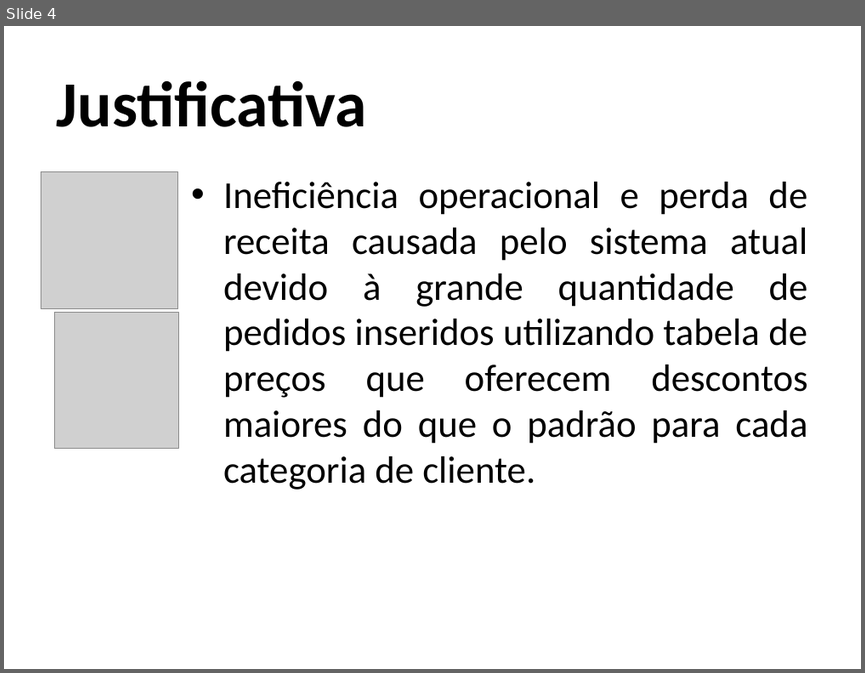
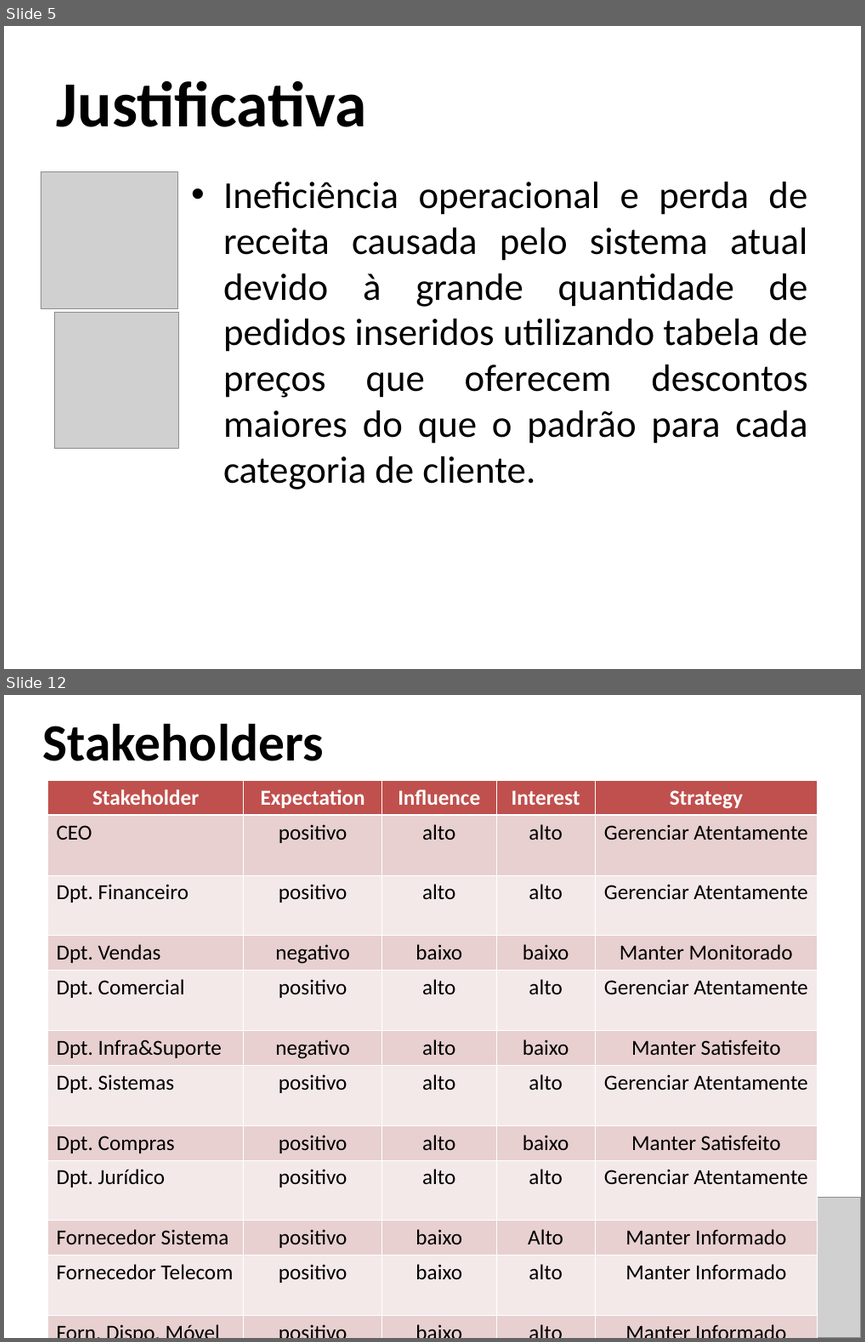
Before and after one commit to rationaldev/salesforce-ibta, a slide deck: Salesforce/04 - Integracao/4.1 - Project Charter/Apresentacao/Salesforce.ppt. Shown one above the other, each under a label of ours: slide 4 before the commit, slides 5 and 12 after it; the slides between them are not shown. The pictures are 865x673 and 865x1342 pixels, drawn with LibreOffice and Linux fonts; fonts in the diff are those of the drawing; grey boxes stand for pictures; background and template pictures are left out. Boxes give left, top, right and bottom in pixels: in the first picture for what was removed or moved away, otherwise in the second. Text is boxed around its words. In the diff, an @@ line names an element or a change of style, - is before the commit and + after.

```diff
--- a/Salesforce/04 - Integracao/4.1 - Project Charter/Apresentacao/Salesforce.ppt
+++ b/Salesforce/04 - Integracao/4.1 - Project Charter/Apresentacao/Salesforce.ppt
@@ slide 12 added at (4,695,861,1338), background picture (left out) @@
@@ title added at (43,723,324,761), 44 pt, text #000000, bold @@
+Stakeholders
@@ table added at (47,780,817,1286), 12 rows, 5 columns @@
+Stakeholder | Expectation | Influence | Interest | Strategy
+CEO | positivo | alto | alto | Gerenciar Atentamente
+Dpt. Financeiro | positivo | alto | alto | Gerenciar Atentamente
+Dpt. Vendas | negativo | baixo | baixo | Manter Monitorado
+Dpt. Comercial | positivo | alto | alto | Gerenciar Atentamente
+Dpt. Infra&Suporte | negativo | alto | baixo | Manter Satisfeito
+Dpt. Sistemas | positivo | alto | alto | Gerenciar Atentamente
+Dpt. Compras | positivo | alto | baixo | Manter Satisfeito
+Dpt. Jurídico | positivo | alto | alto | Gerenciar Atentamente
+Fornecedor Sistema | positivo | baixo | Alto | Manter Informado
+Fornecedor Telecom | positivo | baixo | alto | Manter Informado
+Forn. Dispo. Móvel | positivo | baixo | alto | Manter Informado
@@ picture added at (47,1196,400,1314) @@
@@ picture added at (648,1197,861,1338) @@
@@ what was slide 4 is now slide 5 @@
```
Also in this commit, not shown: 8 slides changed, 1 other slide added, 2 slides removed, 8 other files.
